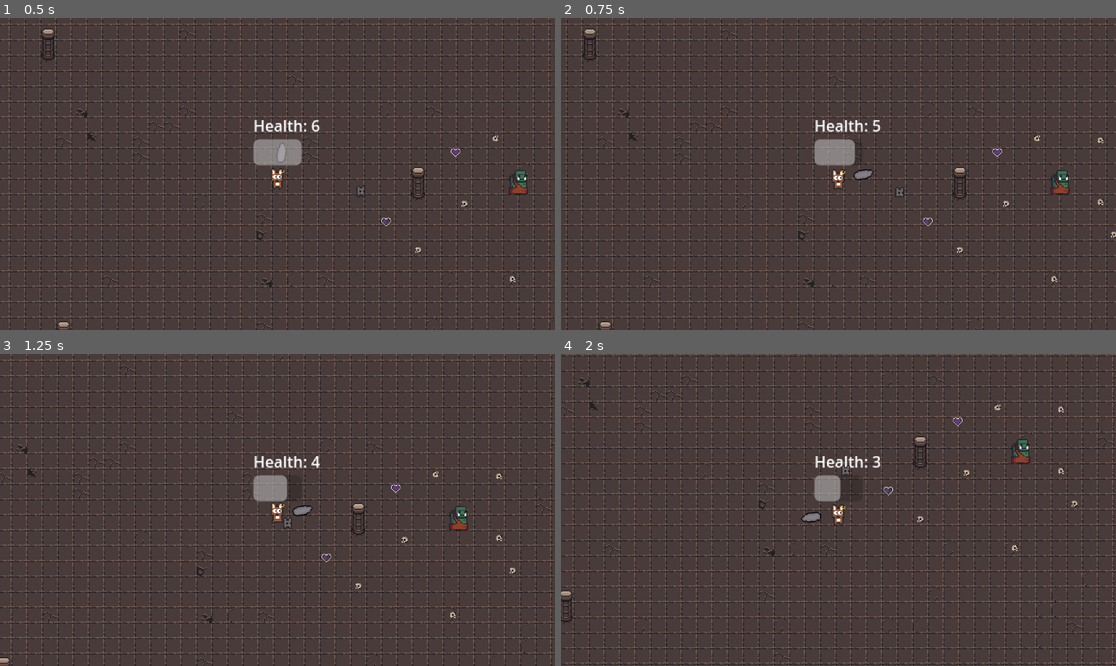
Above: before the commit, frames 1-4 (two rows, left to right).
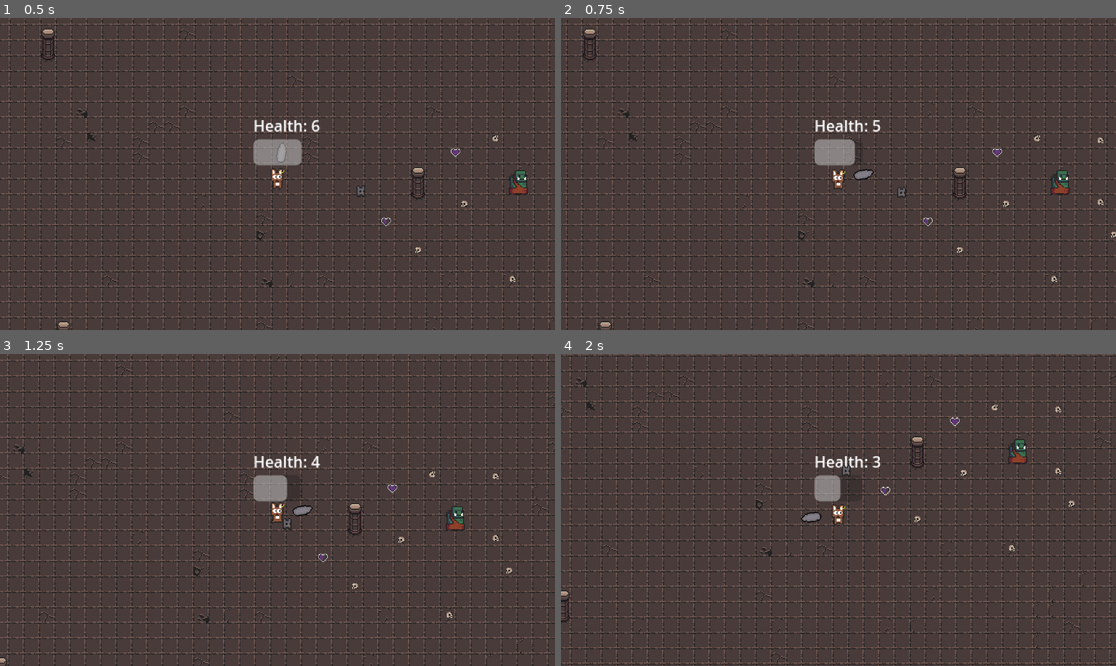
Above: after the commit, the same moments.

Repository: Naigma/proyecto_godot_2526
Game: Godot game, scene res://modules/levels/tutorial/tutorial.tscn
The game is run twice, just before and just after one commit, with the same random seed, the same clock (stepped at 60 frames per second) and the same inputs. The project has no main scene, so this scene is started directly.
Inputs (mouse positions are in pixels of both pictures, inside the frame that each line leads up to):
- Up to frame 1 (0.5 s): no input
- Up to frame 2 (0.75 s): tap Enter (ui_accept) at 0.5 s; move the mouse to (960, 158) at 0.52 s; hold D (right) from 0.53 s (still down); tap E (interact) at 0.6 s
- Up to frame 3 (1.25 s): keep holding D (right); tap Enter (ui_accept) at 0.77 s
- Up to frame 4 (2 s): move the mouse to (727, 525) at 1.27 s; release D (right) at 1.28 s; hold S (down) from 1.28 s (still down); tap E (interact) at 1.35 s; tap Enter (ui_accept) at 1.52 s

Frame 1 is identical in both runs. In frame 2, less than 0.1% of the frame differs, in the area x 60-63%, y 54-58%; in frame 3, 18%, in the area x 0-100%, y 0-100%; in frame 4, 17%.

Commit message:
Update enemy_stupid_follow_state.gd

Diff:
--- a/modules/enemy_stupid/enemy_stupid_follow_state.gd
+++ b/modules/enemy_stupid/enemy_stupid_follow_state.gd
@@ -19,5 +19,5 @@
 
 	enemy.move_and_slide()
 
-	if direction.length() > 150:
+	if direction.length() > 50:
 		transitioned.emit(self,"idle")
